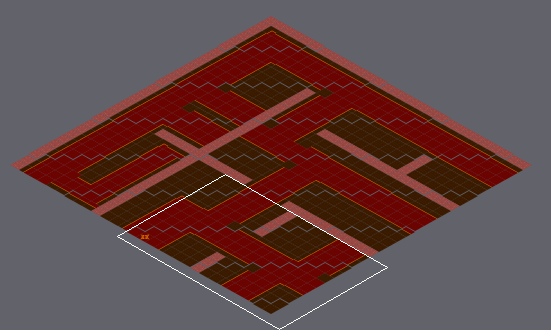
Two states of a Tiled map (JSON), assets/tiledmap/Levels/level2.json. The first picture is a wide view before the edit; the outline marks the close-up.
Close-up. Before:
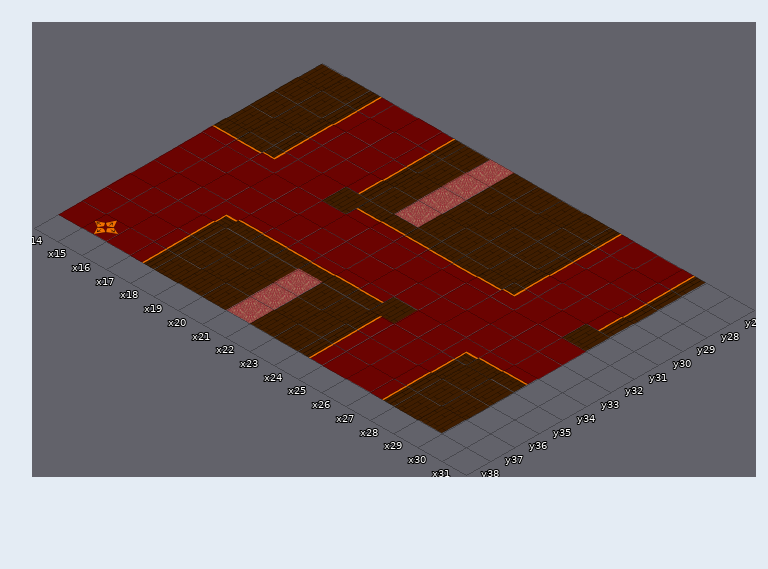
Cells are 182x104 px. Isometric: x runs down to the right, y down to the left. Shown: x 14..31, y 27..38. The commit also changed other parts of the map, which this record leaves out.
Now the later version:
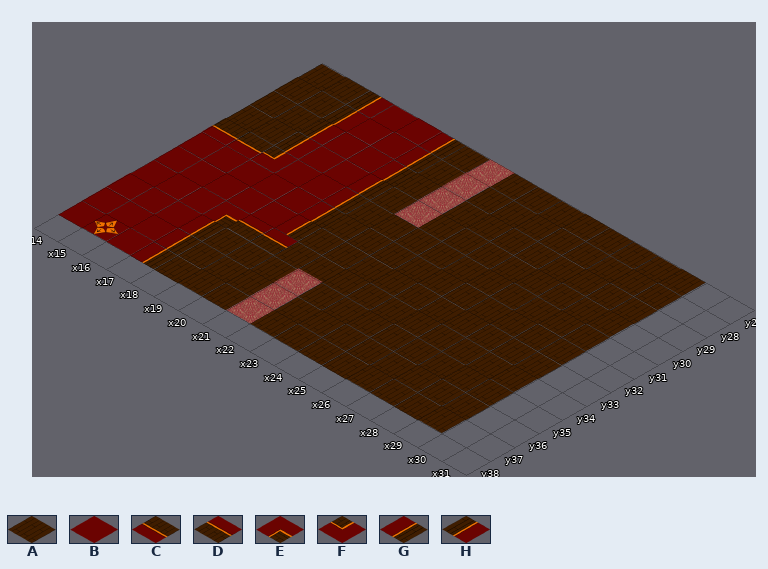
Key: from "floor": A 0 flipped left-right, B 1, C 4 flipped left-right, D 4 flipped up-down, E 9, F 9 flipped up-down, G 10 flipped left-right, H 10 flipped up-down.
_ is an empty cell.
Difference:
Layer "floor":
y 27..30: x 26..29 HBBG -> AAAA
y 31: x 19..28 ACCCCCCFBB -> GAAAAAAAAA
y 32..33: x 19..29 BBBBBBBBBBB -> GAAAAAAAAAA
y 34: x 20..23 DDDD -> AAAA; x 25..29 BBEDD -> AAAAA
y 35..37: x 24..27 HBBG -> AAAA
